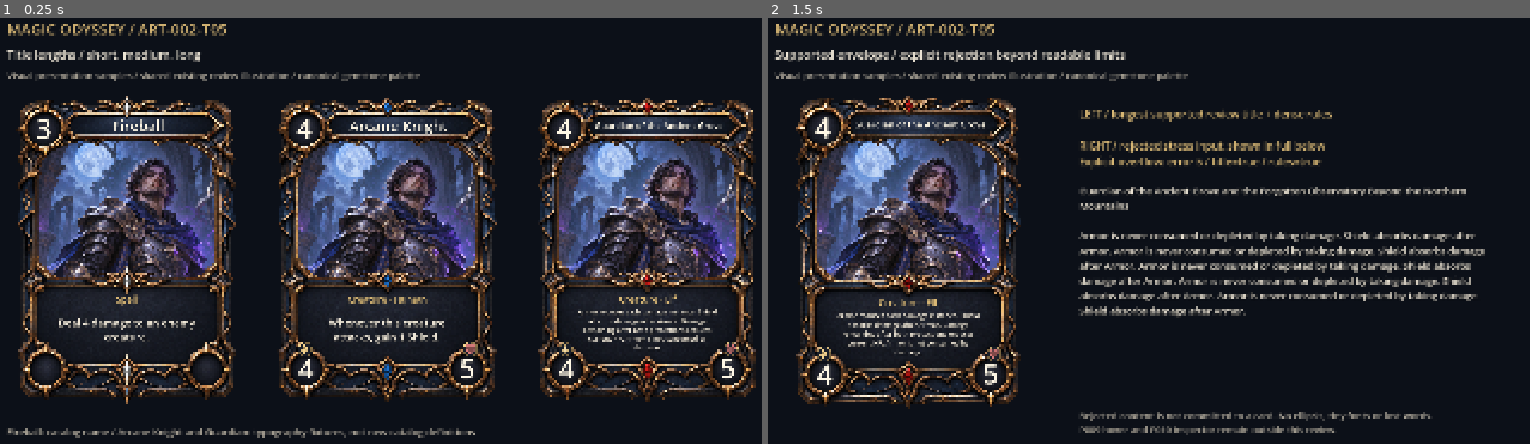
Above: before the commit, frames 1-2 (left to right).
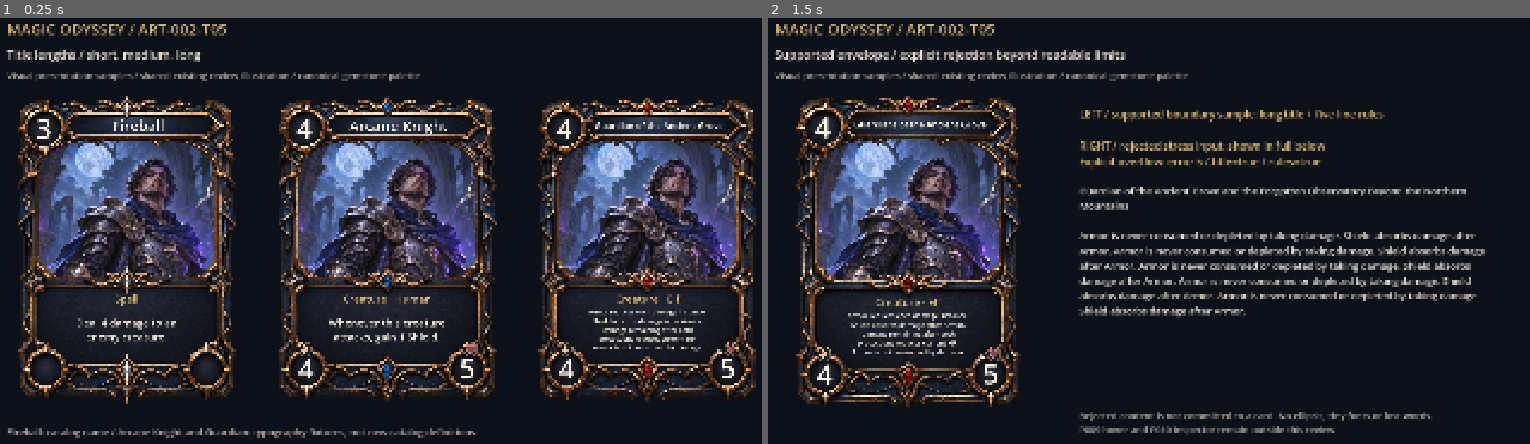
Above: after the commit, the same moments.

Repository: Franck-Allion/MagicOdyssey
Game: Godot game, scene res://docs/art/reviews/art002/t05/fixture.tscn
Same seed, same stepped clock (60 frames per second), same inputs: the game is played once before the commit and once after it. This scene is started directly instead of the project's main scene.
Inputs:
- Up to frame 1 (0.25 s): no input
- Up to frame 2 (1.5 s): tap Enter at 0.5 s; tap 1 at 0.6 s; tap Space at 1.25 s; tap 6 at 1.35 s

The runs differ from the first frame. In frame 1, 1.1% of the frame differs, in the area x 7-95%, y 64-79%; in frame 2, 1.4%, in the area x 8-81%, y 21-80%.

Commit message:
fix(ui): refine card text readability and document layout limits

Diff:
--- a/docs/art/reviews/art002/t05/capture.gd
+++ b/docs/art/reviews/art002/t05/capture.gd
@@ -67,6 +67,59 @@
 	_check(overlay.configure(invalid) == ERR_INVALID_DATA,"invalid keyword spans rejected")
 	overlay.free()
 
+func _verify_title_envelope() -> void:
+	var overlay: CardContentOverlay = CONTENT.new()
+	root.add_child(overlay)
+	var official_names: PackedStringArray = ["Realm Recruit","Rampart Guard","Oathbound Knight","Sylvan Archer","Woodland Healer","Mist Sentinel","Iron Guardian","Rune Crafter","Ember Whelp","Ancestral Drake","Fireball","Mending Light","Arcane Barrier","Martial Blessing","Runic Blade","Bastion Armor"]
+	for value: String in official_names:
+		var data: CardContentOverlay.Content = CardContentOverlay.Content.new(value)
+		_check(overlay.configure(data) == OK,"official title fits: %s font=%d" % [value,overlay.title_font_size])
+	var previous: int = 0
+	for value: String in ["Guardian of the Ancient Grove","Guardians of the Ancient Grove"]:
+		var data: CardContentOverlay.Content = CardContentOverlay.Content.new(value)
+		var result: Error = overlay.configure(data)
+		_check(result == OK and (previous == 0 or absi(previous-overlay.title_font_size) <= 3),"neighboring long title sizing: %s font=%d" % [value,overlay.title_font_size])
+		previous = overlay.title_font_size
+	overlay.free()
+
+func _verify_ink(samples: Array[CardContentOverlay.Content]) -> void:
+	var viewport: SubViewport = SubViewport.new()
+	viewport.size = Vector2i(1086,1448)
+	viewport.transparent_bg = true
+	viewport.render_target_update_mode = SubViewport.UPDATE_ALWAYS
+	root.add_child(viewport)
+	var overlay: CardContentOverlay = CONTENT.new()
+	viewport.add_child(overlay)
+	var source: Image = load("res://assets/_source/lot1/cards/frames/mo_card_frame_master_v03.png").get_image()
+	source.convert(Image.FORMAT_RGBA8)
+	var source_pixels: PackedByteArray = source.get_data()
+	for data: CardContentOverlay.Content in samples:
+		var result: Error = overlay.configure(data)
+		if result != OK:
+			_check(false,"GPU mask setup rejected")
+			continue
+		await process_frame
+		await process_frame
+		await RenderingServer.frame_post_draw
+		var pixels: PackedByteArray = viewport.get_texture().get_image().get_data()
+		var outside: int = 0
+		var metal: int = 0
+		for offset: int in range(0,pixels.size(),4):
+			if pixels[offset+3] <= 16:
+				continue
+			var pixel_index: int = offset/4
+			var at: Vector2 = Vector2(pixel_index % 1086,pixel_index/1086)
+			if not CONTENT.TITLE_BOUNDS.grow(1).has_point(at) and not CONTENT.TYPE_BOUNDS.grow(1).has_point(at) and not CONTENT.RULES_BOUNDS.grow(1).has_point(at):
+				outside += 1
+			var red: int = source_pixels[offset]
+			var green: int = source_pixels[offset+1]
+			var blue: int = source_pixels[offset+2]
+			if source_pixels[offset+3] > 0 and red > 55 and green > 35 and red > 1.35*blue and red > 1.1*green:
+				metal += 1
+		_check(outside == 0 and metal == 0,"GPU_TEXT_MASK title=%s outside_regions=%d warm_metal_overlap=%d" % [data.title,outside,metal])
+	viewport.queue_free()
+	await process_frame
+
 func _capture(filename: String, dimensions: Vector2i, mode: int) -> void:
 	var viewport: SubViewport = SubViewport.new()
 	viewport.size = dimensions
@@ -98,11 +151,14 @@
 		_verify(data)
 	_verify(_fixture.call("fields","Arcane Knight",CardContentOverlay.Category.CREATURE,"Human","Armor reduces damage.\nShield absorbs damage.\nRemaining damage reduces HP.\nArmor is not consumed.\nShield can be depleted.") as CardContentOverlay.Content)
 	_verify(_fixture.call("fields","Rune Crafter",CardContentOverlay.Category.CREATURE,"","Grant 2 Shield to self.") as CardContentOverlay.Content)
+	_verify(_fixture.call("fields",_fixture.get("SUPPORTED_STRESS_TITLE"),CardContentOverlay.Category.CREATURE,"Elf",_fixture.get("STRESS_RULES")) as CardContentOverlay.Content)
 	_verify_overflow()
+	_verify_title_envelope()
 	if not OS.get_cmdline_user_args().has("--verify-only"):
 		if DisplayServer.get_name() == "headless":
 			quit(2)
 			return
+		await _verify_ink(samples)
 		await _capture("title_length_samples_1080p.png",Vector2i(1920,1080),0)
 		await _capture("rules_text_samples_1080p.png",Vector2i(1920,1080),1)
 		await _capture("card_categories_1080p.png",Vector2i(1920,1080),2)
--- a/docs/art/reviews/art002/t05/fixture.gd
+++ b/docs/art/reviews/art002/t05/fixture.gd
@@ -5,6 +5,7 @@
 const STRESS_RULES: String = "Armor reduces each damage instance. Shield absorbs damage after Armor. Damage remaining after both protections reduces current HP. Armor is not consumed by damage."
 const TOO_LONG_TITLE: String = "Guardian of the Ancient Grove and the Forgotten Observatory Beyond the Northern Mountains"
 const TOO_LONG_RULES: String = "Armor is never consumed or depleted by taking damage. Shield absorbs damage after Armor. "
+const SUPPORTED_STRESS_TITLE: String = "Guardians of the Ancient Grove"
 
 func fields(title_value: String, category: CardContentOverlay.Category = CardContentOverlay.Category.CREATURE,
 		tribe_value: String = "Human", rules_value: String = "") -> CardContentOverlay.Content:
@@ -87,13 +88,14 @@
 		_label(_stage,"Hand scan order: title / mana / illustration / creature stats / category",Rect2(85,330,1750,50),30,TOKENS.color_token(&"accent"),&"SectionHeading")
 		_label(_stage,"Long titles and complete rules require inspection. The common portrait is review art, not final category-specific artwork.",Rect2(85,405,1750,70),23,TOKENS.color_token(&"secondary"))
 	else:
+		data[2].title = SUPPORTED_STRESS_TITLE
 		_sample(_stage,Vector2(95,210),760,data[2],2)
 		var probe: CardContentOverlay = CONTENT.new()
 		_stage.add_child(probe)
 		probe.visible = false
 		var rejected: CardContentOverlay.Content = fields(TOO_LONG_TITLE,CardContentOverlay.Category.CREATURE,"Elf",TOO_LONG_RULES.repeat(5))
 		var result: Error = probe.configure(rejected)
-		_label(_stage,"LEFT / longest supported review title + dense rules\n\nRIGHT / rejected stress input, shown in full below\nExplicit overflow: error %d / title=%s / rules=%s" % [result,probe.title_overflow,probe.rules_overflow],Rect2(790,235,1050,160),25,TOKENS.color_token(&"accent"))
+		_label(_stage,"LEFT / supported boundary sample: long title + five-line rules\n\nRIGHT / rejected stress input, shown in full below\nExplicit overflow: error %d / title=%s / rules=%s" % [result,probe.title_overflow,probe.rules_overflow],Rect2(790,235,1050,160),25,TOKENS.color_token(&"accent"))
 		var full_text: RichTextLabel = RichTextLabel.new()
 		full_text.position = Vector2(790,425)
 		full_text.size = Vector2(1030,490)
--- a/scripts/presentation/card_content_overlay.gd
+++ b/scripts/presentation/card_content_overlay.gd
@@ -5,8 +5,10 @@
 ## the last accepted display remains intact and the caller retains the full input.
 const TOKENS: GDScript = preload("res://scripts/presentation/ui_design_tokens.gd")
 const TITLE_BOUNDS: Rect2 = Rect2(292, 90, 610, 94)
-const TYPE_BOUNDS: Rect2 = Rect2(180, 923, 726, 58)
-const RULES_BOUNDS: Rect2 = Rect2(212, 990, 662, 210)
+const TYPE_BOUNDS: Rect2 = Rect2(180, 916, 726, 66)
+const TYPE_SIZE: int = 48
+## Narrow body column clears the upper shoulders of both original footer sockets.
+const RULES_BOUNDS: Rect2 = Rect2(260, 990, 566, 210)
 const TITLE_PREFERRED: int = 68
 const TITLE_MINIMUM: int = 40
 const RULES_PREFERRED: int = 48
@@ -105,7 +107,7 @@
 		cursor = span.start+span.length
 	var display_font: Font = TOKENS.THEME.get_font(&"font", &"CardTitle")
 	var type_text: String = category_name(data.category) + (" · " + data.tribe if data.category == Category.CREATURE and not data.tribe.is_empty() else "")
-	if display_font.get_string_size(type_text, HORIZONTAL_ALIGNMENT_LEFT, -1, 43).x > TYPE_BOUNDS.size.x:
+	if display_font.get_string_size(type_text, HORIZONTAL_ALIGNMENT_LEFT, -1, TYPE_SIZE).x > TYPE_BOUNDS.size.x:
 		overflow_reason = "Type/tribe line exceeds its supported width."
 		return ERR_PARAMETER_RANGE_ERROR
 	var preferred_width: float = display_font.get_string_size(data.title, HORIZONTAL_ALIGNMENT_LEFT, -1, TITLE_PREFERRED).x
@@ -137,7 +139,7 @@
 		rules_label.free()
 	title_label = _title(data.title, title_points)
 	add_child(title_label)
-	type_label = _title(type_text, 43)
+	type_label = _title(type_text, TYPE_SIZE)
 	type_label.position = TYPE_BOUNDS.position
 	type_label.size = TYPE_BOUNDS.size
 	type_label.add_theme_color_override("font_color", TOKENS.color_token(&"accent"))
Not shown, added: docs/art/reviews/art002/t05/capture.gd.uid
Binary file changed: docs/art/reviews/art002/t05/card_categories_1080p.png
Not shown, added: docs/art/reviews/art002/t05/card_categories_1080p.png.import
Not shown, added: docs/art/reviews/art002/t05/fixture.gd.uid
Binary file changed: docs/art/reviews/art002/t05/mixed_hand_1080p.png
Not shown, added: docs/art/reviews/art002/t05/mixed_hand_1080p.png.import
Binary file changed: docs/art/reviews/art002/t05/mixed_hand_720p.png
Not shown, added: docs/art/reviews/art002/t05/mixed_hand_720p.png.import
Binary file changed: docs/art/reviews/art002/t05/rules_text_samples_1080p.png
Not shown, added: docs/art/reviews/art002/t05/rules_text_samples_1080p.png.import
Binary file changed: docs/art/reviews/art002/t05/title_length_samples_1080p.png
Not shown, added: docs/art/reviews/art002/t05/title_length_samples_1080p.png.import
(and 4 more such lines)
